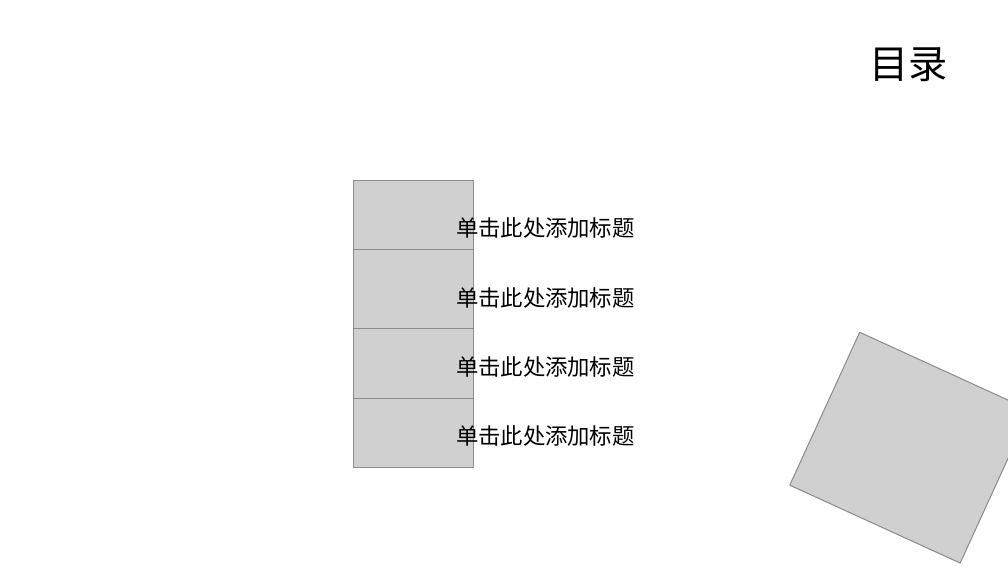
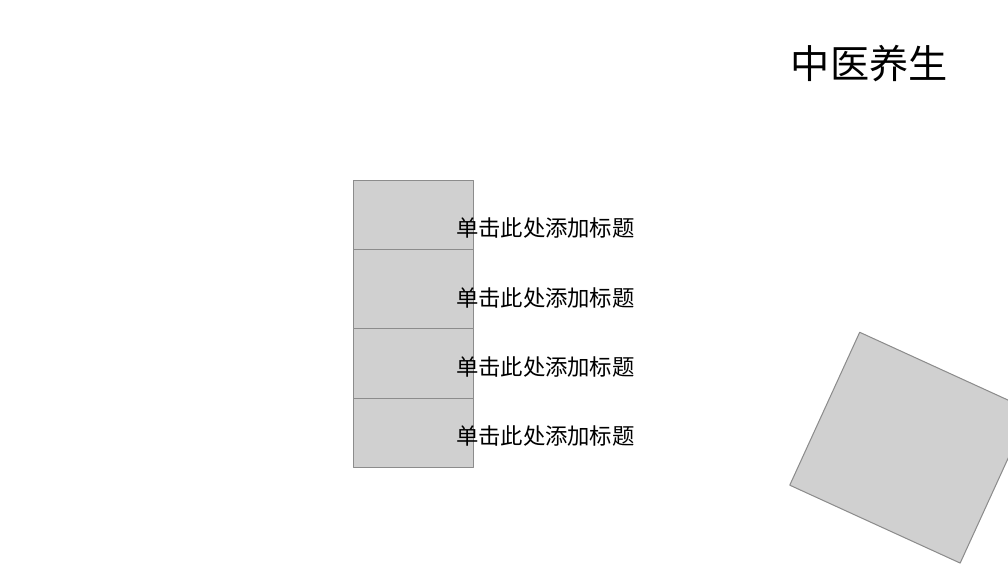
Before and after one commit to sdaulldd/PersonalWork, a slide deck: slide 3 of Document/中国风ppt模板-中医营养.pptx (slide 2 before the commit). Drawn at 1008x567 pixels with LibreOffice and Linux fonts; fonts in the diff are those of the drawing; grey boxes stand for pictures; background and template pictures are left out. Boxes give left, top, right and bottom in pixels: in the first picture for what was removed or moved away, otherwise in the second. Text is boxed around its words. In the diff, an @@ line names an element or a change of style, - is before the commit and + after.

```diff
--- a/Document/中国风ppt模板-中医营养.pptx
+++ b/Document/中国风ppt模板-中医营养.pptx
@@ title at box(791, 45, 948, 82): text changed @@
-目录
+中医养生
```
Also in this commit, not shown: 4 other slides changed, 2 slides added.
